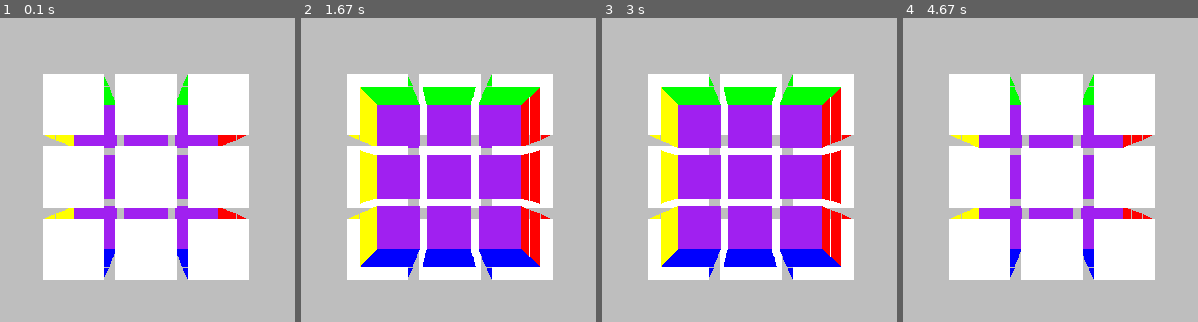
Above: before the commit, frames 1-4 (left to right).
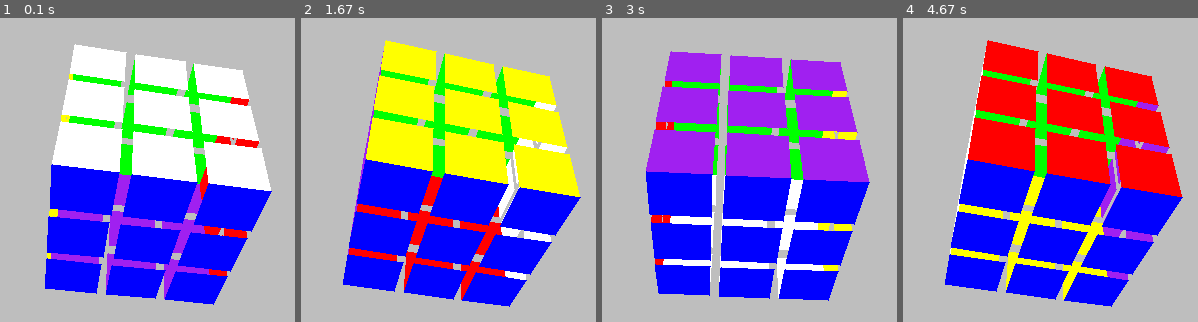
Above: after the commit, the same moments.

Repository: wordminer/rubix_3d_pygame
Game: pygame game, started from src/main.py
The game is run twice, just before and just after one commit, with the same random seed, the same clock (stepped at 60 frames per second) and the same inputs.
Inputs:
- Up to frame 1 (0.1 s): no input
- Up to frame 2 (1.67 s): hold D 0.33-0.8 s; hold D 0.83-1.3 s; hold A from 1.33 s (still down)
- Up to frame 3 (3 s): release A at 1.87 s; hold A 1.9-2.3 s; hold D 2.33-2.97 s
- Up to frame 4 (4.67 s): hold A 3-3.47 s; hold D 3.5-3.97 s; hold D 4-4.47 s; hold A from 4.5 s (still down)

The runs differ from the first frame. In frame 1, 40% of the frame differs, in the area x 14-93%, y 8-95%; in frame 2, 52%; in frame 3, 43%; in frame 4, 54%, in the area x 14-95%, y 7-96%.

Commit message:
update success full rotate_update

Diff:
--- a/src/Rubix_ctr/Rubix.py
+++ b/src/Rubix_ctr/Rubix.py
@@ -80,10 +80,10 @@
                                                             self.block_distance))
 
             if len(self.Color_face) < len(self.block):
-                self.Color_face.append(Color)
+                self.Color_face.append(Color.copy())
 
             Face_dis.sort(reverse=True)
-            self.face_appear.append(Face_dis)
+            self.face_appear.append(Face_dis.copy())
 
         # print(self.face_appear)
 
@@ -100,6 +100,11 @@
 
         for block_stt in self.Block_appear:
             point_pos = self.block_point_pos[block_stt[1]]
+            Window.draw_point(Point_argument[0], self.convert_point_show(self.block[block_stt[1]][0],
+                                                     Window.width, Window.hight,
+                                                     Camera_pos,
+                                                     Scale)  ,
+                              Point_argument[1])
 
             for face_point in point_pos:
                 point = self.block[block_stt[1]][1][face_point[1]]
@@ -115,7 +120,7 @@
 
     def show_rubix_face(self, Window : ctr_Win.WINDOW, Camera_pos : tuple[float, float, float], Scale : list[float, float], Point_argument : list[str, int]):
         for block_stt in self.Block_appear:
-            print(block_stt)
+            # print(block_stt)
             for face_stt in self.face_appear[block_stt[1]]:
                 Face = [self.convert_point_show(self.block[block_stt[1]][1][const.FACE_POS[face_stt[1]][k]],
                                                 Window.width, Window.hight,
--- a/src/Rubix_ctr/rotation_ctr.py
+++ b/src/Rubix_ctr/rotation_ctr.py
@@ -2,16 +2,20 @@
 from argorithm.handle_rotate import rotate_point
 
 def Rotate_Cube(Cube : rubix.Rubix_cube, Rotation_angel : tuple[float, float, float]):
-    for block_stt, block in enumerate(Cube.block):
-        for k, point in enumerate(block[1]):
-            for k_rotate in range(2):
+    for k_rotate in range(3):
+        if Rotation_angel[k_rotate] == 0:
+            continue
+
+        for block_stt, block in enumerate(Cube.block):
+            for k, point in enumerate(block[1]):
                 Cube.block[block_stt][1][k] = rotate_point([0,0,0],
                                                         Cube.Axis_rotate_cube.Axis[k_rotate],
                                                         point,
                                                         Rotation_angel[k_rotate])
-        for k_rotate in range(2):
+
             Cube.block[block_stt][0] = rotate_point([0,0,0],
                                                     Cube.Axis_rotate_cube.Axis[k_rotate],
                                                     block[0],
                                                     Rotation_angel[k_rotate])
-    Cube.Axis_rotate_cube.rotate_axis(Rotation_angel[0], 0)
+        if k_rotate == 0:
+            Cube.Axis_rotate_cube.rotate_axis(Rotation_angel[0], 0)
--- a/src/main.py
+++ b/src/main.py
@@ -11,13 +11,19 @@
 
 x = 0
 
+Cube.set_distance_argument(const.CAMERA_COORD)
+rotation_ctr.Rotate_Cube(Cube, (45,0,0))
+
 while True:
 
     event = game_dis.control_event()
 
-    rotation_ctr.Rotate_Cube(Cube, (1,0,0))
+
 
     Cube.set_distance_argument(const.CAMERA_COORD)
+    rotation_ctr.Rotate_Cube(Cube, (0,1,0))
+
+    #print(Cube.Color_face)
 
 
 
@@ -31,8 +37,9 @@
 
     game_dis.window.fill("GRAY")
 
-    # Cube.show_rubix_point(game_dis, const.CAMERA_COORD, [50,50], ["RED", 5])
     Cube.show_rubix_face(game_dis, const.CAMERA_COORD, [50,50], ["RED", 5])
+
+    #Cube.show_rubix_point(game_dis, const.CAMERA_COORD, [50,50], ["RED", 5])
 
     game_dis.update_event()
 
@@ -42,6 +49,4 @@
 # rotation_ctr.Rotate_Cube(Cube, (1,0,0))
 # Cube.set_distance_argument(const.CAMERA_COORD)
 
-# print("A")
-
 # Cube.show_rubix_face(game_dis, const.CAMERA_COORD, [50,50], ["RED", 5])
